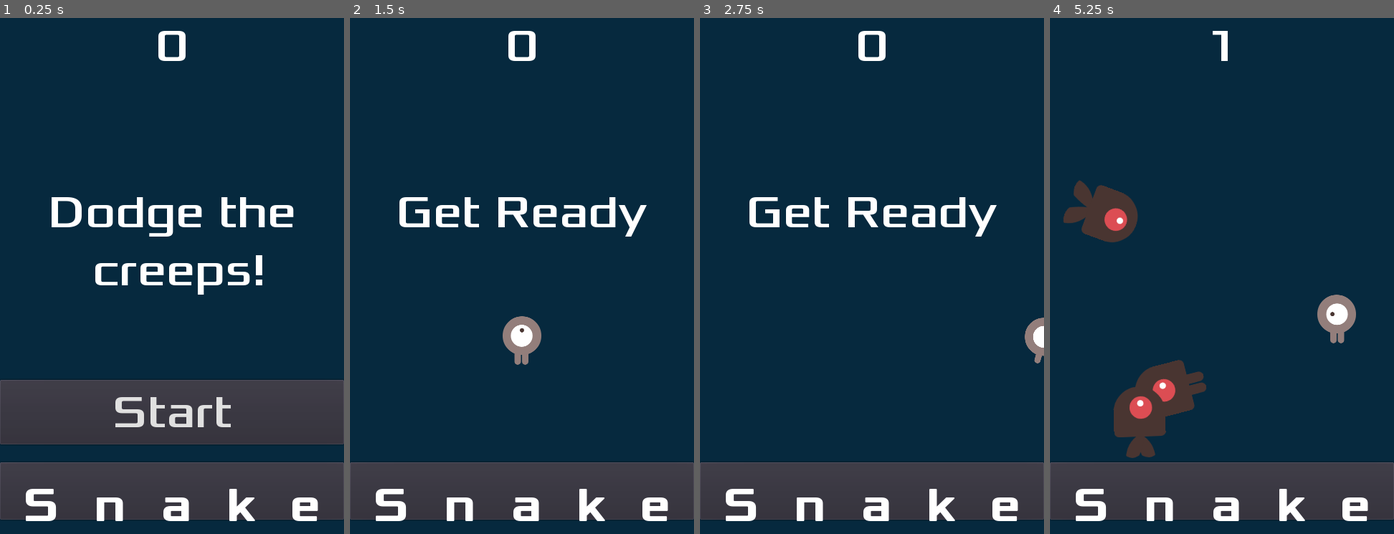
Above: before the commit, frames 1-4 (left to right).
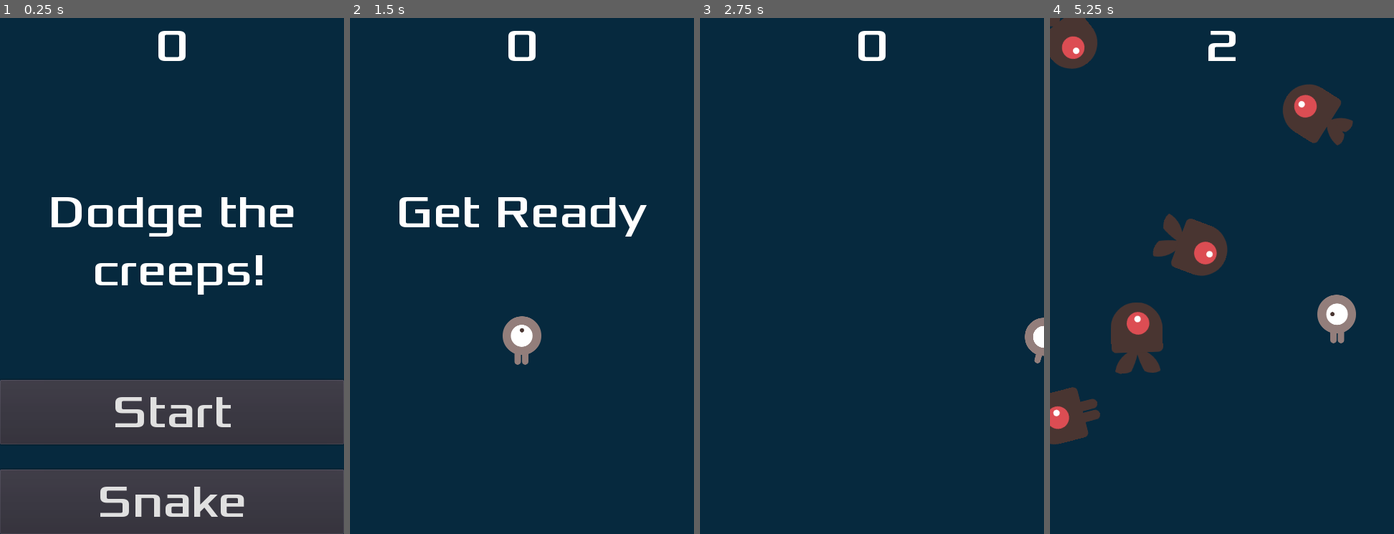
Above: after the commit, the same moments.

Repository: Clasc/godot-tutorial
Game: Godot game, scene res://Main.tscn
Two runs of this game, one before a commit and one after it. Both use one fixed random seed, a clock stepped at 60 frames per second and the inputs below.
Inputs (mouse positions are in pixels of both pictures, inside the frame that each line leads up to):
- Up to frame 1 (0.25 s): no input
- Up to frame 2 (1.5 s): click "Snake" at 0.5 s; click (522, 410) at 1.25 s, where only the run before the commit has a clickable "Start"
- Up to frame 3 (2.75 s): tap Enter at 2 s; hold Right (move_right) from 2.03 s (still down); tap Space (start_game) at 2.1 s
- Up to frame 4 (5.25 s): release Right (move_right) at 2.78 s; hold Down (move_down) 2.78-3.53 s; tap Space (start_game) every 0.75 s from 2.85 to 5.1 s; hold Right (move_right) 3.53-4.28 s; hold Up (move_up) 4.28-5.03 s; hold Left (move_left) from 5.03 s (still down)

The runs differ from the first frame. In frame 1, 6.2% of the frame differs, in the area x 0-100%, y 86-100%; in frame 2, 11%; in frame 3, 13%; in frame 4, 23%, in the area x 0-100%, y 0-98%.

Commit message:
Snake Button improved

Diff:
--- a/HUD.gd
+++ b/HUD.gd
@@ -16,6 +16,7 @@
 	# Make a one-shot timer and wait for it to finish.
 	yield(get_tree().create_timer(1), "timeout")
 	$StartButton.show()
+	$SnakeButton.show()
 
 func update_score(score):
 	$ScoreLabel.text = str(score)
@@ -27,4 +28,5 @@
 
 func on_start_button_pressed():
 	$StartButton.hide()
+	$SnakeButton.hide()
 	emit_signal("start_game")
--- a/HUD.tscn
+++ b/HUD.tscn
@@ -12,17 +12,6 @@
 
 [sub_resource type="ShortCut" id=3]
 shortcut = SubResource( 2 )
-
-[sub_resource type="DynamicFontData" id=4]
-font_path = "res://fonts/Xolonium-Regular.ttf"
-
-[sub_resource type="DynamicFont" id=5]
-size = 65
-outline_size = 1
-extra_spacing_top = 15
-extra_spacing_bottom = -25
-extra_spacing_char = 50
-font_data = SubResource( 4 )
 
 [node name="HUD" type="CanvasLayer"]
 script = ExtResource( 2 )
@@ -51,6 +40,7 @@
 anchor_bottom = 1.0
 margin_top = -215.0
 margin_bottom = -125.0
+rect_pivot_offset = Vector2( -264, 85 )
 custom_fonts/font = SubResource( 1 )
 shortcut = SubResource( 3 )
 text = "Start"
@@ -65,14 +55,13 @@
 anchor_right = 0.5
 anchor_bottom = 1.0
 margin_left = -240.0
-margin_top = -100.0
+margin_top = -90.0
 margin_right = 240.0
-margin_bottom = -20.0
-size_flags_horizontal = 2
-size_flags_vertical = 2
-custom_colors/font_color = Color( 1, 1, 1, 1 )
-custom_fonts/font = SubResource( 5 )
+rect_pivot_offset = Vector2( -264, 85 )
+custom_fonts/font = SubResource( 1 )
+shortcut = SubResource( 3 )
 text = "Snake"
 
 [connection signal="pressed" from="StartButton" to="." method="on_start_button_pressed"]
 [connection signal="timeout" from="MessageTimer" to="." method="on_message_timer_timeout"]
+[connection signal="pressed" from="SnakeButton" to="." method="on_start_button_pressed"]
Not shown: 1 places in HUD.tscn that only renumber resources
